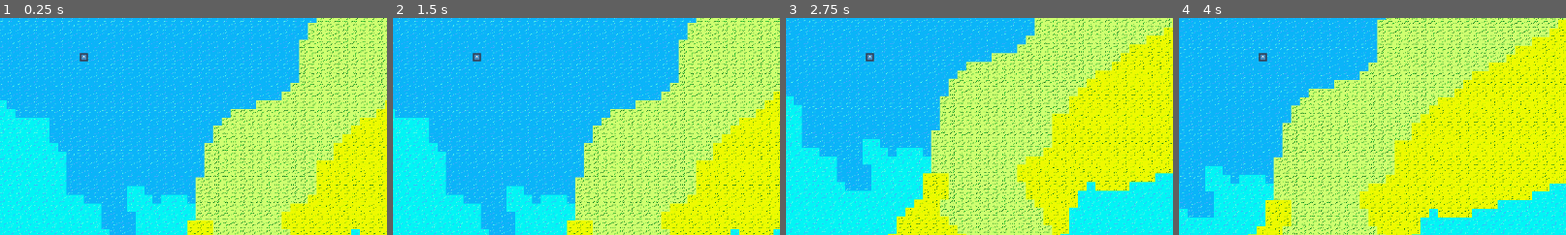
Above: before the commit, frames 1-4 (left to right).
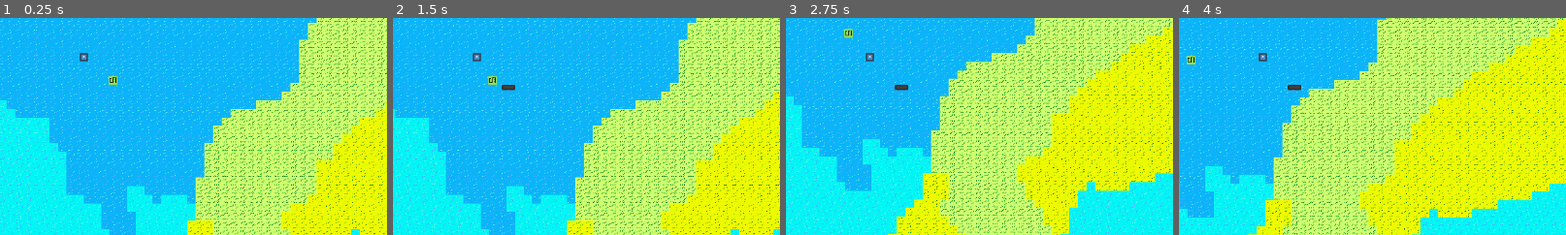
Above: after the commit, the same moments.

Repository: ALonelylepton/Godot-Procedural-Gen
Game: Godot game, scene res://tile_map.tscn
The game is run twice, just before and just after one commit, with the same random seed, the same clock (stepped at 60 frames per second) and the same inputs. The engine's default icon, where the game draws it, is replaced by a stand-in: a white triangle on a blue panel in a dark square.
Inputs (mouse positions are % of the whole screen's width and height, from its top left):
- Up to frame 1 (0.25 s): no input
- Up to frame 2 (1.5 s): click (54, 55) at 0.52 s; tap Enter at 1.25 s; hold Right (ui_right) from 1.28 s (still down)
- Up to frame 3 (2.75 s): release Right (ui_right) at 2.03 s; hold Down (ui_down) from 2.03 s (still down)
- Up to frame 4 (4 s): release Down (ui_down) at 2.78 s; hold Right (ui_right) 2.78-3.53 s; hold Up (ui_up) from 3.53 s (still down)
The pictures show only the part of the screen within x 39-89%, y 41-91%; the shares and areas given below are measured in that part.

The runs differ from the first frame. In frame 1, less than 0.1% of the frame differs, in the area x 28-31%, y 26-31%; in frame 2, 0.2%, in the area x 24-32%, y 26-34%; in frame 3, 0.2%; in frame 4, 0.2%.

Commit message:
Created rigid castle object

Diff:
--- a/castle.tscn
+++ b/castle.tscn
@@ -1,30 +1,27 @@
-[gd_scene load_steps=5 format=3 uid="uid://c63oeogqfydgr"]
+[gd_scene load_steps=4 format=3 uid="uid://c63oeogqfydgr"]
 
-[ext_resource type="Texture2D" uid="uid://c2i3uppjluun6" path="res://Fort1.png" id="1_yheto"]
-[ext_resource type="Texture2D" uid="uid://6o4rulprpxb1" path="res://Fort2.png" id="2_aeb54"]
+[ext_resource type="Texture2D" uid="uid://c2i3uppjluun6" path="res://Fort1.png" id="1_dh6ul"]
 
-[sub_resource type="SpriteFrames" id="SpriteFrames_kjqrf"]
-animations = [{
-"frames": [{
-"duration": 1.0,
-"texture": ExtResource("1_yheto")
-}, {
-"duration": 1.0,
-"texture": ExtResource("2_aeb54")
-}],
-"loop": true,
-"name": &"Light",
-"speed": 5.0
-}]
-
-[sub_resource type="RectangleShape2D" id="RectangleShape2D_r80ii"]
+[sub_resource type="RectangleShape2D" id="RectangleShape2D_sjf1b"]
 size = Vector2(64, 64)
 
-[node name="Castle" type="Node2D"]
+[sub_resource type="PlaneMesh" id="PlaneMesh_48fl4"]
+size = Vector2(1, 1)
+orientation = 2
 
-[node name="AnimatedSprite2D" type="AnimatedSprite2D" parent="."]
-sprite_frames = SubResource("SpriteFrames_kjqrf")
-animation = &"Light"
+[node name="StaticBody2D" type="StaticBody2D"]
 
 [node name="CollisionShape2D" type="CollisionShape2D" parent="."]
-shape = SubResource("RectangleShape2D_r80ii")
+shape = SubResource("RectangleShape2D_sjf1b")
+
+[node name="MenuButton" type="MenuButton" parent="."]
+offset_left = -32.0
+offset_top = -32.0
+offset_right = 32.0
+offset_bottom = 32.0
+
+[node name="MeshInstance2D" type="MeshInstance2D" parent="."]
+rotation = 3.14159
+scale = Vector2(64, 64)
+mesh = SubResource("PlaneMesh_48fl4")
+texture = ExtResource("1_dh6ul")
--- a/tile_map.tscn
+++ b/tile_map.tscn
@@ -1,10 +1,11 @@
-[gd_scene load_steps=11 format=3 uid="uid://2oo8sfrse20b"]
+[gd_scene load_steps=12 format=3 uid="uid://2oo8sfrse20b"]
 
 [ext_resource type="Texture2D" uid="uid://dihmq8k0mhv75" path="res://Textures/grass.png" id="1_k21er"]
 [ext_resource type="Script" path="res://TileMap.gd" id="2_6sewn"]
 [ext_resource type="Texture2D" uid="uid://cof0owhhgb3py" path="res://Textures/water.png" id="2_jipaw"]
 [ext_resource type="PackedScene" uid="uid://bll20e2uo08n0" path="res://character_body_2d.tscn" id="3_urwxa"]
 [ext_resource type="Texture2D" uid="uid://c2i3uppjluun6" path="res://Fort1.png" id="4_6mv47"]
+[ext_resource type="PackedScene" uid="uid://c63oeogqfydgr" path="res://Castle.tscn" id="6_jemiw"]
 
 [sub_resource type="TileSetAtlasSource" id="TileSetAtlasSource_k1mly"]
 resource_name = "Grass"
@@ -50,3 +51,6 @@
 [node name="Buildings" type="TileMap" parent="."]
 tile_set = SubResource("TileSet_b0y1o")
 format = 2
+
+[node name="StaticBody2D" parent="." instance=ExtResource("6_jemiw")]
+position = Vector2(219, 174)
